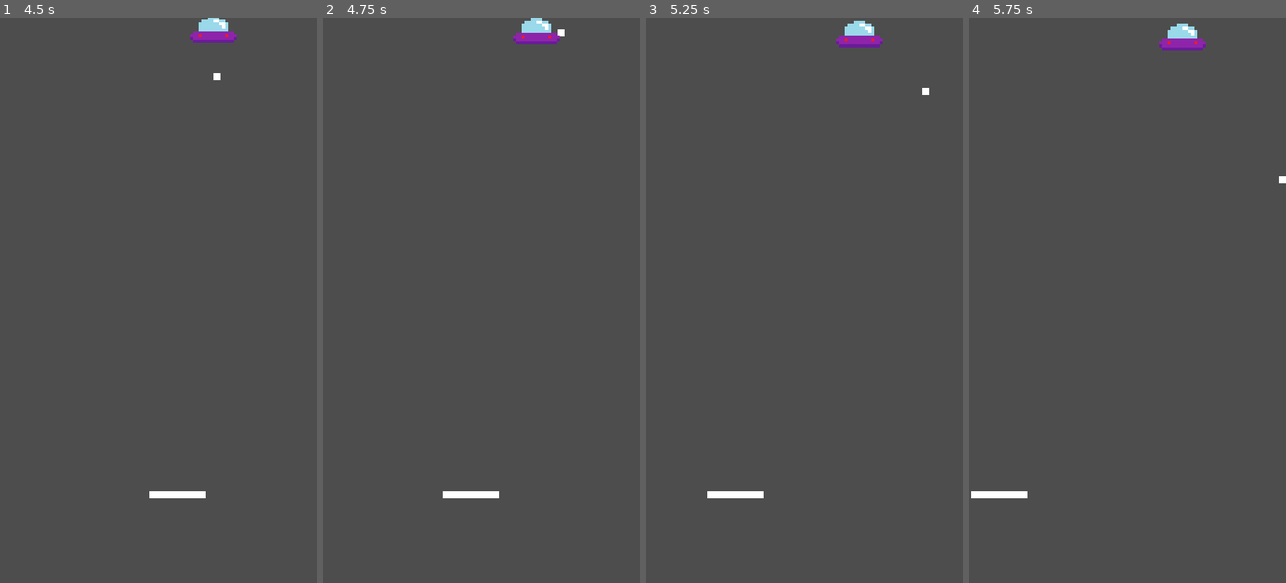
Above: before the commit, frames 1-4 (left to right).
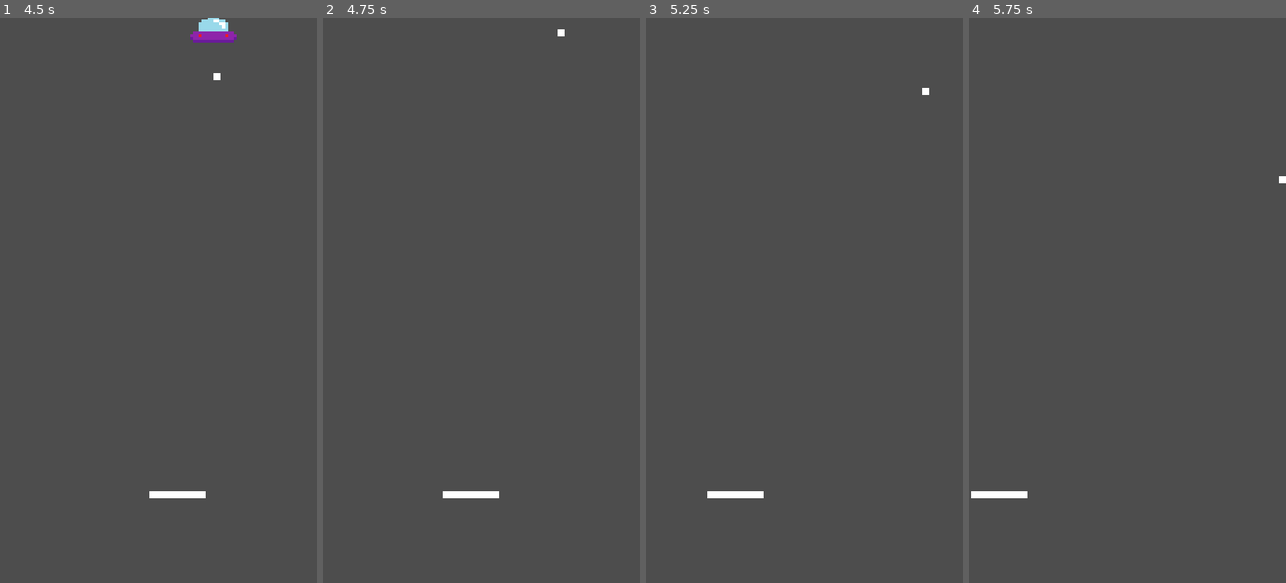
Above: after the commit, the same moments.

Repository: hoalex21/PongShot
Game: Godot game, scene res://game.tscn
Two runs of this game, one before a commit and one after it. Both use one fixed random seed, a clock stepped at 60 frames per second and the inputs below.
Inputs:
- Up to frame 1 (4.5 s): hold Right (move_right) 0.53-1.28 s; tap Enter at 1.25 s; hold Left (move_left) 1.28-2.03 s; hold Right (move_right) 2.03-3.53 s; hold Left (move_left) from 3.53 s (still down)
- Up to frame 2 (4.75 s): keep holding Left (move_left)
- Up to frame 3 (5.25 s): keep holding Left (move_left)
- Up to frame 4 (5.75 s): keep holding Left (move_left)

Frame 1 is identical in both runs. In frame 2, 0.5% of the frame differs, in the area x 60-75%, y 0-5%; in frame 3, 0.5%, in the area x 60-75%, y 0-6%; in frame 4, 0.5%.

Commit message:
add damage

Diff:
--- a/ball.gd
+++ b/ball.gd
@@ -1,6 +1,9 @@
 extends Area2D
 
+signal hit(area)
+
 @export var speed = 600
+@export var damage = 1
 var screen_size
 var rng = RandomNumberGenerator.new()
 var direction
@@ -30,3 +33,7 @@
 func hit_paddle(x):
 	direction.x = x
 	direction.y = -direction.y
+
+
+func _on_area_entered(area):
+	hit.emit(area)
--- a/ball.tscn
+++ b/ball.tscn
@@ -15,3 +15,5 @@
 
 [node name="Sprite2D" type="Sprite2D" parent="."]
 texture = ExtResource("1_0uh0p")
+
+[connection signal="area_entered" from="." to="." method="_on_area_entered"]
--- a/game.gd
+++ b/game.gd
@@ -38,3 +38,13 @@
 	var mob_position = Vector2(randf_range(mob.min_x, mob.max_x), mob.initial_y)
 	mob.set_position(mob_position)
 	add_child(mob)
+
+
+func _on_ball_hit(area):
+	var name = area.get_name()
+	var node_path = NodePath(name)
+
+	print(name)
+
+	if name == "Ufo":
+		get_node(node_path).take_damage($Ball.damage)
--- a/game.tscn
+++ b/game.tscn
@@ -16,3 +16,4 @@
 position = Vector2(540, 960)
 
 [connection signal="hit" from="Player" to="." method="_on_player_hit"]
+[connection signal="hit" from="Ball" to="." method="_on_ball_hit"]
--- a/mob.gd
+++ b/mob.gd
@@ -6,6 +6,7 @@
 @export var min_x = 0
 @export var max_x = 1080
 @export var initial_y = 0
+@export var health = 1
 var screen_size
 
 
@@ -18,3 +19,10 @@
 func _process(delta):
 	var y = speed * delta
 	set_position(Vector2(get_position().x, get_position().y + y))
+
+
+func take_damage(damage):
+	health -= damage
+
+	if health < 1:
+		queue_free()
--- a/ufo.tscn
+++ b/ufo.tscn
@@ -6,7 +6,7 @@
 [sub_resource type="RectangleShape2D" id="RectangleShape2D_s5aq3"]
 size = Vector2(16, 10)
 
-[node name="ufo" type="Area2D"]
+[node name="Ufo" type="Area2D"]
 position = Vector2(2.08165e-12, 2.08165e-12)
 scale = Vector2(10, 10)
 script = ExtResource("1_5blgm")
